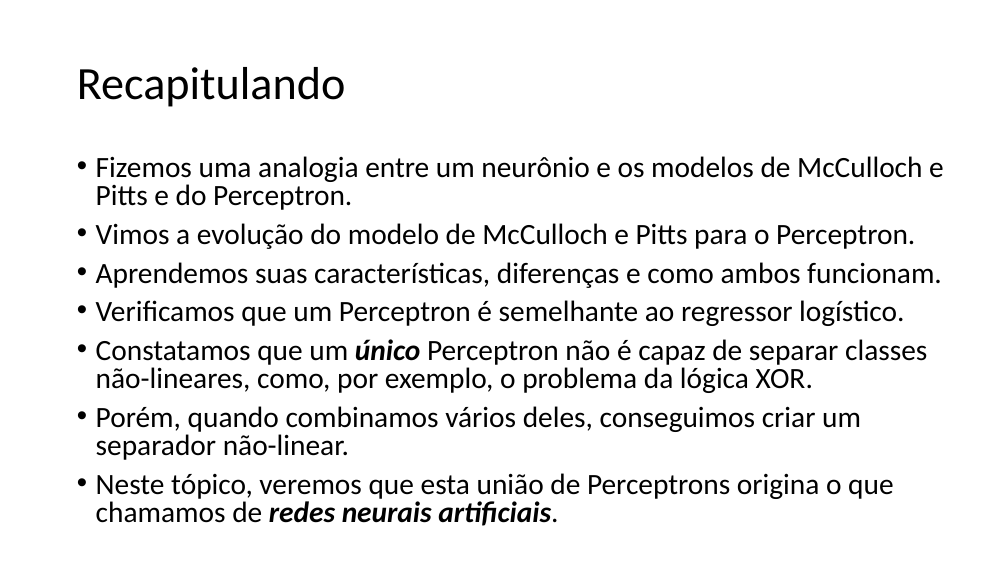
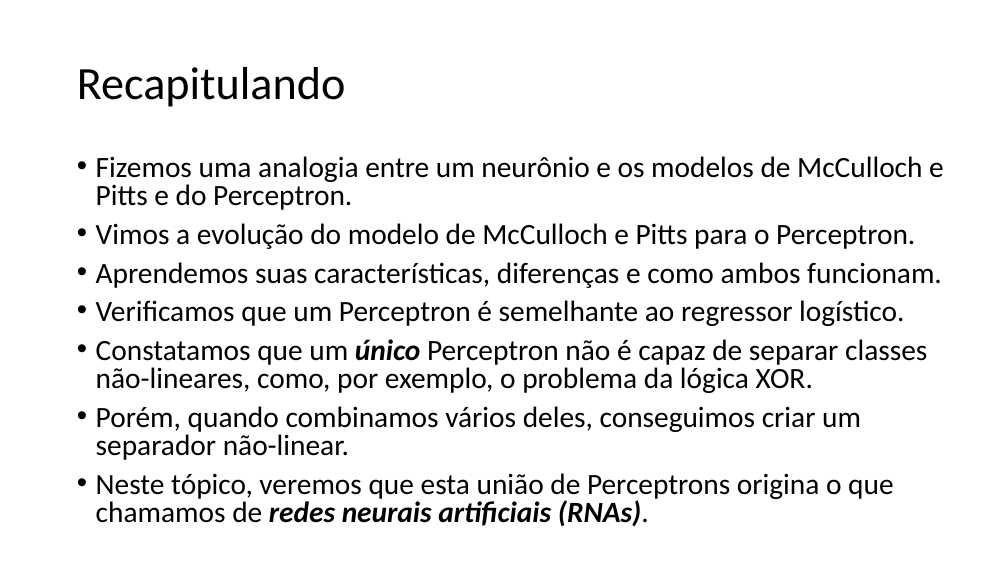
Before and after one commit to zz4fap/t320_aprendizado_de_maquina, a slide deck: slide 2 of slides/T320_Redes_Neurais_Artificiais (Parte II).pptx. Drawn at 1008x567 pixels with LibreOffice and Linux fonts; fonts in the diff are those of the drawing. Boxes give left, top, right and bottom in pixels: in the first picture for what was removed or moved away, otherwise in the second. Text is boxed around its words. In the diff, an @@ line names an element or a change of style, - is before the commit and + after.

```diff
--- a/slides/T320_Redes_Neurais_Artificiais (Parte II).pptx
+++ b/slides/T320_Redes_Neurais_Artificiais (Parte II).pptx
@@ text at [96,473,893,526]: text changed @@
-• Neste tópico, veremos que esta união de Perceptrons origina o que chamamos de redes neurais artificiais.
+• Neste tópico, veremos que esta união de Perceptrons origina o que chamamos de redes neurais artificiais (RNAs).
```
Also in this commit, not shown: 1 other slide changed, 7 slides added, 1 slide removed.
